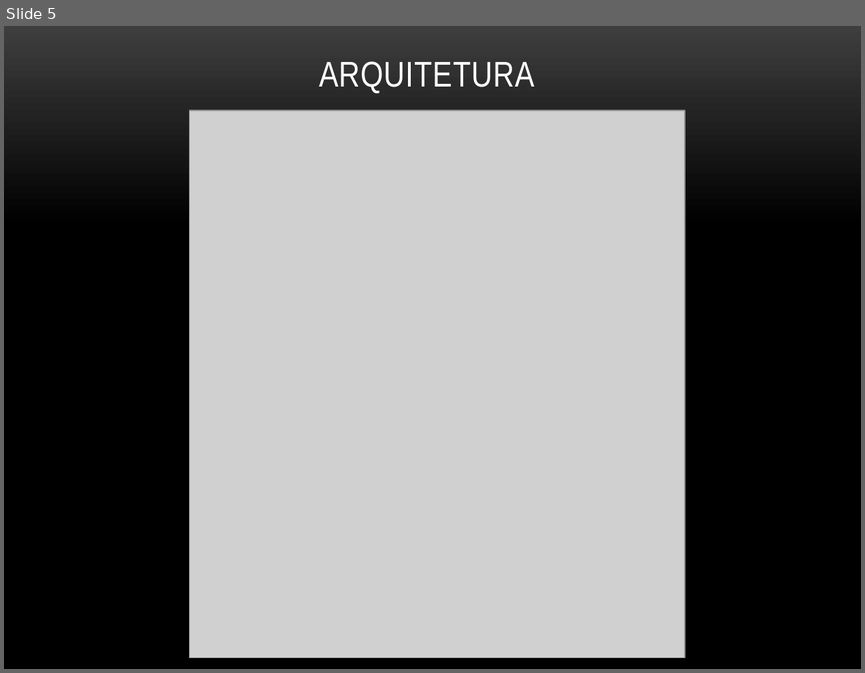
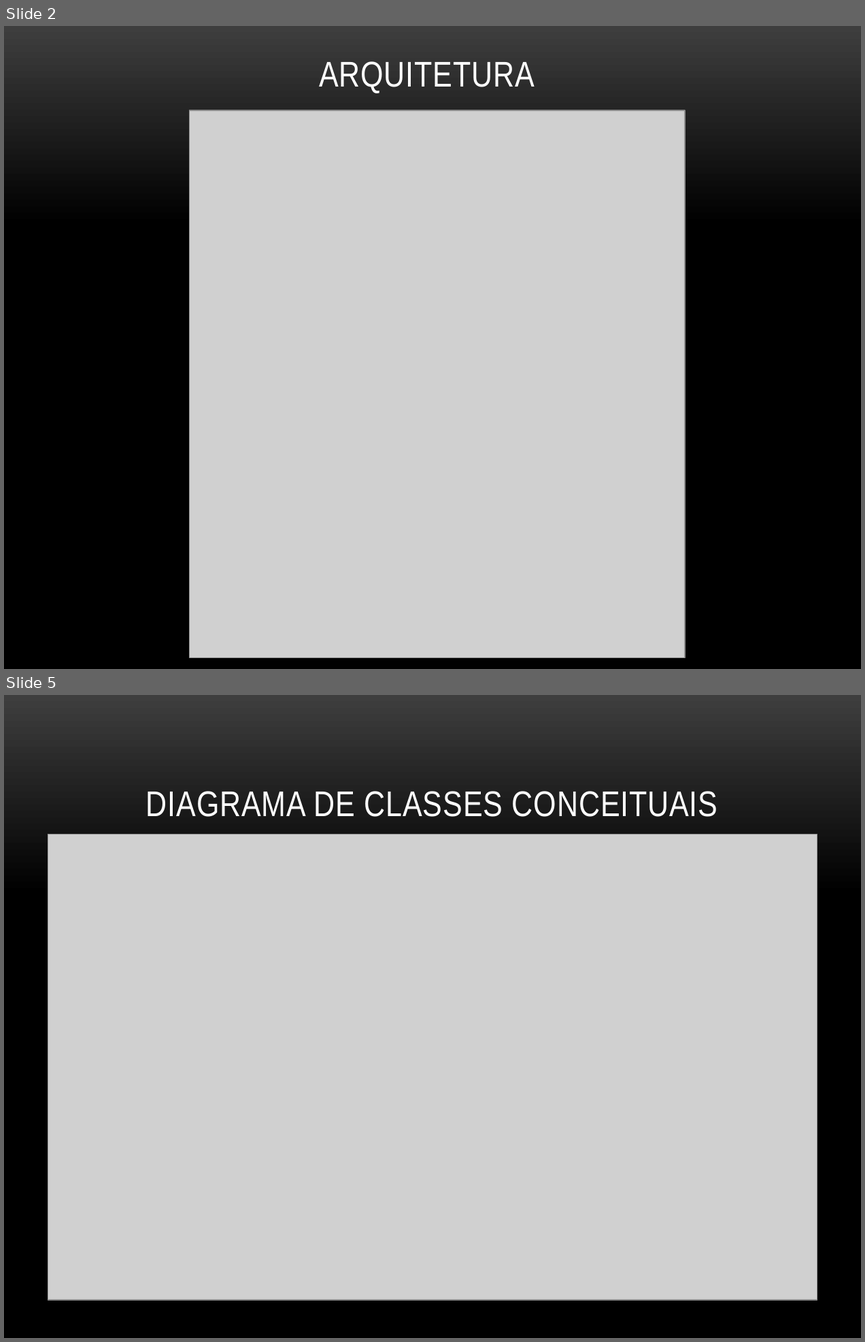
Before and after one commit to brunoemer/cooptel-ucs, a slide deck: Documentos/ApresentaçãoCiclo1.pptx. Shown one above the other, each under a label of ours: slide 5 before the commit, slides 2 and 5 after it; the slides between them are not shown. The pictures are 865x673 and 865x1342 pixels, drawn with LibreOffice and Linux fonts; fonts in the diff are those of the drawing; grey boxes stand for pictures; background and template pictures are left out. Boxes give left, top, right and bottom in pixels: in the first picture for what was removed or moved away, otherwise in the second. Text is boxed around its words. In the diff, an @@ line names an element or a change of style, - is before the commit and + after.

```diff
--- a/Documentos/ApresentaçãoCiclo1.pptx
+++ b/Documentos/ApresentaçãoCiclo1.pptx
@@ slide 5 added at [4,695,861,1338], background picture (left out) @@
@@ title added at [146,791,717,817], 30 pt, text #FFFFFF @@
+DIAGRAMA DE CLASSES CONCEITUAIS
@@ picture added at [48,834,817,1299] @@
@@ what was slide 5 is now slide 2 @@
```
Also in this commit, not shown: 4 slides changed, 3 other slides added.
